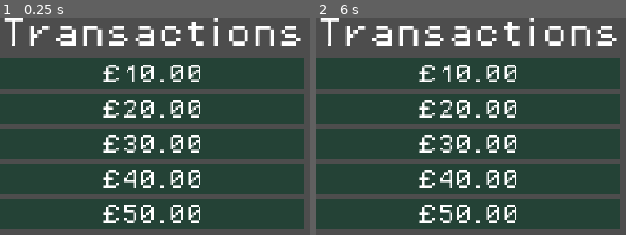
Above: before the commit, frames 1-2 (left to right).
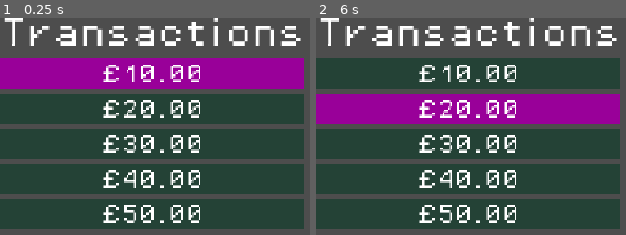
Above: after the commit, the same moments.

Repository: phrasmotica/budget-visualiser
Game: Godot game, scene res://scenes/ui/transaction_lister/transaction_lister.tscn
Same seed, same stepped clock (60 frames per second), same inputs: the game is played once before the commit and once after it. This scene is started directly instead of the project's main scene.
Inputs (mouse positions are in pixels of both pictures, inside the frame that each line leads up to):
- Up to frame 1 (0.25 s): no input
- Up to frame 2 (6 s): tap Enter (ui_accept) at 0.5, 0.77, 1.25, 2, 2.75, 3.5, 3.77, 4.25 s; move the mouse to (outside the picture) at 0.52 s; hold Right (ui_right) 0.53-1.25 s; tap Shift (bulk_modifier) at 0.6 s; click (outside the picture) at 0.67 s; drag from (outside the picture) to (outside the picture) at 1.27 s; move the mouse to (outside the picture) at 2.02 s; hold Right (ui_right) 2.03-2.75 s; tap Z at 2.1 s; drag from (outside the picture) to (477, 193) at 2.77 s; move the mouse to (outside the picture) at 3.52 s; hold Left (ui_left) 3.53-4.25 s; tap Tab at 3.6 s; drag from (477, 193) to (595, 143) at 4.27 s; move the mouse to (outside the picture) at 5.02 s; hold Down (ui_down) 5.03-5.75 s; tap V at 5.1 s; click (outside the picture) at 5.17 s; drag from (595, 143) to (outside the picture) at 5.77 s

The runs differ from the first frame. In frame 1, 14% of the frame differs, in the area x 0-99%, y 18-33%; in frame 2, 13%.

Commit message:
Use up/down arrow keys to change highlighted panel in TransactionLister

Diff:
--- a/scenes/ui/transaction_lister/states/transaction_lister_state.gd
+++ b/scenes/ui/transaction_lister/states/transaction_lister_state.gd
@@ -5,13 +5,19 @@
 
 var _transaction_lister: TransactionLister = null
 var _state_data: TransactionListerStateData = null
+var _transaction_panel_manager: TransactionPanelManager = null
+var _index_tracker: IndexTracker = null
 
 func setup(
 	transaction_lister: TransactionLister,
 	state_data: TransactionListerStateData,
+	transaction_panel_manager: TransactionPanelManager,
+	index_tracker: IndexTracker,
 ) -> void:
 	_transaction_lister = transaction_lister
 	_state_data = state_data
+	_transaction_panel_manager = transaction_panel_manager
+	_index_tracker = index_tracker
 
 func transition_state(
 	new_state: TransactionLister.State,
--- a/scenes/ui/transaction_lister/states/transaction_lister_state_enabled.gd
+++ b/scenes/ui/transaction_lister/states/transaction_lister_state_enabled.gd
@@ -4,6 +4,24 @@
 func _enter_tree() -> void:
 	print("%s is now enabled" % _transaction_lister.name)
 
-	# TODO: allow navigating through the list of TransactionSelectPanels, and
-	# use the space bar to toggle the selected one for inclusion/removal of its
-	# transaction...
+	if _transaction_panel_manager.count() > 0:
+		_transaction_panel_manager.highlight(_index_tracker.current())
+
+	# TODO: use the space bar to toggle the selected one for inclusion/removal
+	# of the selected panel's transaction...
+
+	SignalHelper.persist(
+		GridInput.move_down,
+		_on_move_down
+	)
+
+	SignalHelper.persist(
+		GridInput.move_up,
+		_on_move_up
+	)
+
+func _on_move_down() -> void:
+	_transaction_panel_manager.highlight(_index_tracker.next())
+
+func _on_move_up() -> void:
+	_transaction_panel_manager.highlight(_index_tracker.previous())
--- a/scenes/ui/transaction_lister/transaction_lister.gd
+++ b/scenes/ui/transaction_lister/transaction_lister.gd
@@ -4,14 +4,21 @@
 
 enum State { DISABLED, ENABLED }
 
+@onready
+var transaction_panel_manager: TransactionPanelManager = %TransactionPanelManager
+
 var _state_factory := TransactionListerStateFactory.new()
 var _current_state: TransactionListerState = null
+
+var _index_tracker: IndexTracker = null
 
 func _ready() -> void:
 	if Engine.is_editor_hint():
 		return
 
-	switch_state(TransactionLister.State.DISABLED)
+	_index_tracker = IndexTracker.new(transaction_panel_manager.count() - 1)
+
+	switch_state(TransactionLister.State.ENABLED)
 
 func switch_state(state: State, state_data := TransactionListerStateData.new()) -> void:
 	if _current_state != null:
@@ -21,7 +28,9 @@
 
 	_current_state.setup(
 		self,
-		state_data)
+		state_data,
+		transaction_panel_manager,
+		_index_tracker)
 
 	_current_state.state_transition_requested.connect(switch_state)
 	_current_state.name = "TransactionListerStateMachine: %s" % str(state)
--- a/scenes/ui/transaction_lister/transaction_lister.tscn
+++ b/scenes/ui/transaction_lister/transaction_lister.tscn
@@ -1,8 +1,9 @@
-[gd_scene load_steps=9 format=3 uid="uid://cm2wjwnlao4hi"]
+[gd_scene load_steps=10 format=3 uid="uid://cm2wjwnlao4hi"]
 
 [ext_resource type="Theme" uid="uid://c1ktlawkckrai" path="res://themes/theme_pixel.tres" id="1_2yo14"]
 [ext_resource type="Script" uid="uid://cppgc0u1f1wkc" path="res://scenes/ui/transaction_lister/transaction_lister.gd" id="2_codm3"]
 [ext_resource type="PackedScene" uid="uid://b7p5a2v2vnked" path="res://scenes/ui/transaction_select_panel/transaction_select_panel.tscn" id="2_jfgyy"]
+[ext_resource type="Script" uid="uid://cwtns6o3g58pt" path="res://scenes/ui/transaction_lister/transaction_panel_manager.gd" id="3_ahp7n"]
 [ext_resource type="Script" uid="uid://bici6q1crcvjm" path="res://scripts/data/budget_transaction.gd" id="3_rdwny"]
 
 [sub_resource type="Resource" id="Resource_codm3"]
@@ -29,6 +30,11 @@
 theme = ExtResource("1_2yo14")
 theme_override_constants/separation = 0
 script = ExtResource("2_codm3")
+
+[node name="TransactionPanelManager" type="Node" parent="." node_paths=PackedStringArray("select_panels")]
+unique_name_in_owner = true
+script = ExtResource("3_ahp7n")
+select_panels = [NodePath("../Ledger/TransactionSelectPanel0"), NodePath("../Ledger/TransactionSelectPanel1"), NodePath("../Ledger/TransactionSelectPanel2"), NodePath("../Ledger/TransactionSelectPanel3"), NodePath("../Ledger/TransactionSelectPanel4")]
 
 [node name="HeaderLabel" type="Label" parent="."]
 layout_mode = 2
--- /dev/null
+++ b/scenes/ui/transaction_lister/transaction_panel_manager.gd
@@ -0,0 +1,26 @@
+@tool
+class_name TransactionPanelManager
+extends Node
+
+@export
+var select_panels: Array[TransactionSelectPanel] = []
+
+var _highlighted_index := -1
+
+func highlight(index: int) -> TransactionSelectPanel:
+	if index < 0 or index > select_panels.size() - 1:
+		print("Cannot highlight TransactionSelectPanel at invalid index %d!" % index)
+		return null
+
+	_highlighted_index = index
+
+	for i in select_panels.size():
+		if i == _highlighted_index:
+			select_panels[i].highlight()
+		else:
+			select_panels[i].unhighlight()
+
+	return select_panels[_highlighted_index]
+
+func count() -> int:
+	return select_panels.size()
--- a/scenes/ui/transaction_select_panel/states/transaction_select_panel_state.gd
+++ b/scenes/ui/transaction_select_panel/states/transaction_select_panel_state.gd
@@ -18,3 +18,9 @@
 	state_data := TransactionSelectPanelStateData.new(),
 ) -> void:
 	state_transition_requested.emit(new_state, state_data)
+
+func highlight() -> void:
+	pass
+
+func unhighlight() -> void:
+	pass
--- a/scenes/ui/transaction_select_panel/states/transaction_select_panel_state_highlighted.gd
+++ b/scenes/ui/transaction_select_panel/states/transaction_select_panel_state_highlighted.gd
@@ -5,3 +5,6 @@
 	print("%s is now highlighted" % _transaction_select_panel.name)
 
 	_transaction_select_panel.theme_type_variation = "HighlightedPanelContainer"
+
+func unhighlight() -> void:
+	transition_state(TransactionSelectPanel.State.IDLE)
--- a/scenes/ui/transaction_select_panel/states/transaction_select_panel_state_idle.gd
+++ b/scenes/ui/transaction_select_panel/states/transaction_select_panel_state_idle.gd
@@ -5,3 +5,6 @@
 	print("%s is now idle" % _transaction_select_panel.name)
 
 	_transaction_select_panel.theme_type_variation = "IdlePanelContainer"
+
+func highlight() -> void:
+	transition_state(TransactionSelectPanel.State.HIGHLIGHTED)
--- a/scenes/ui/transaction_select_panel/transaction_select_panel.gd
+++ b/scenes/ui/transaction_select_panel/transaction_select_panel.gd
@@ -46,3 +46,11 @@
 	if label:
 		var amount := transaction.amount if transaction else 0.0
 		label.text = Strings.curr(amount)
+
+func highlight() -> void:
+	if _current_state:
+		_current_state.highlight()
+
+func unhighlight() -> void:
+	if _current_state:
+		_current_state.unhighlight()
Not shown, added: scenes/ui/transaction_lister/transaction_panel_manager.gd.uid
